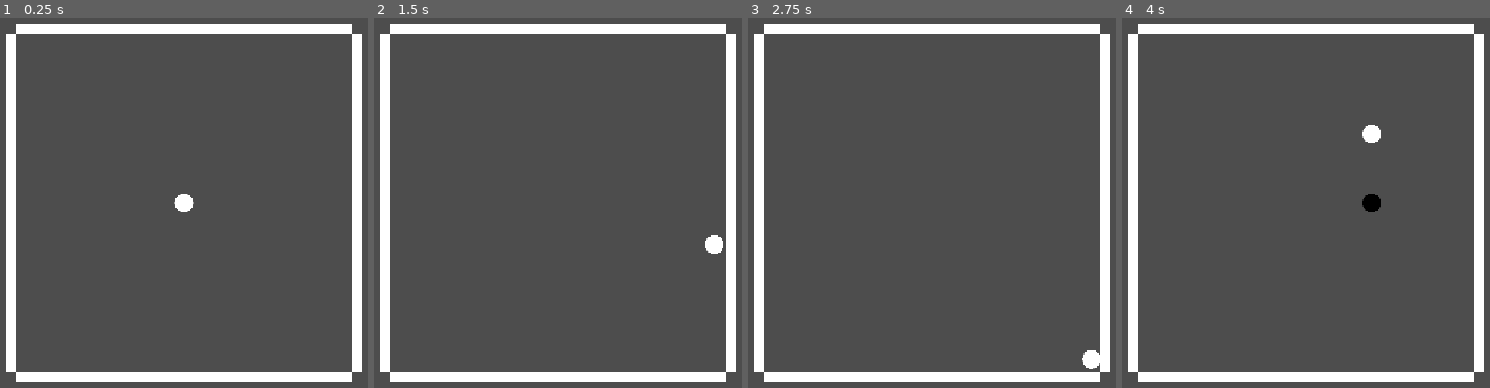
Above: before the commit, frames 1-4 (left to right).
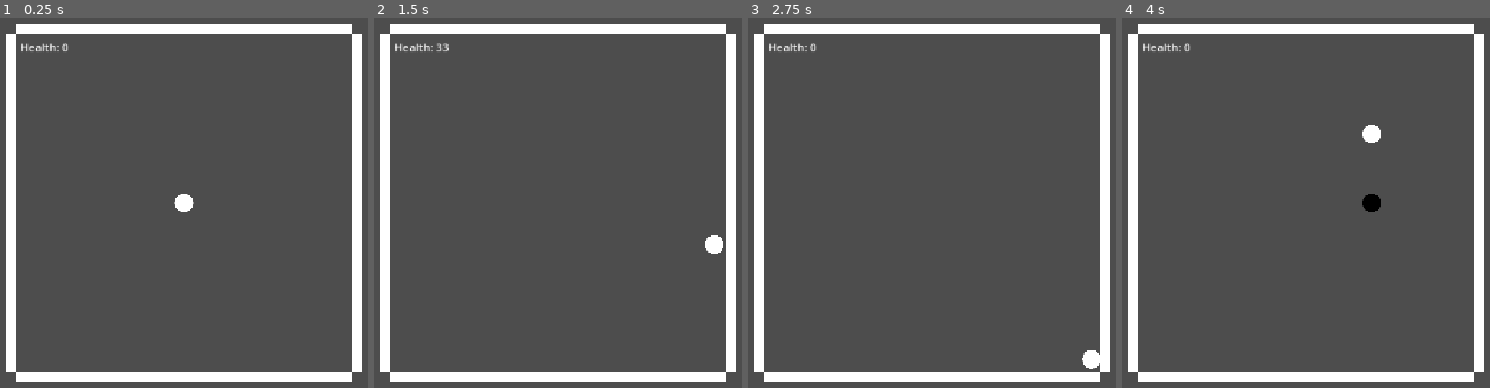
Above: after the commit, the same moments.

Repository: CSIE-Challenge/Challenge2026
Game: Godot game, scene res://Scenes/main.tscn
Two runs of this game, one before a commit and one after it. Both use one fixed random seed, a clock stepped at 60 frames per second and the inputs below.
Inputs:
- Up to frame 1 (0.25 s): no input
- Up to frame 2 (1.5 s): tap Enter at 0.5 s; hold D (move_right) 0.53-1.28 s; tap Space (jump) at 0.77 s; hold S (move_down) from 1.28 s (still down)
- Up to frame 3 (2.75 s): tap Space (jump) at 1.52 s; release S (move_down) at 2.03 s; hold D (move_right) from 2.03 s (still down)
- Up to frame 4 (4 s): tap Space (jump) at 2.75, 3.02, 3.77 s; release D (move_right) at 2.78 s; hold W (move_up) 2.78-3.53 s; hold A (move_left) from 3.53 s (still down)

The runs differ from the first frame. In frame 1, 0.1% of the frame differs, in the area x 5-19%, y 6-9%; in frame 2, 0.2%, in the area x 5-21%, y 6-9%; in frame 3, 0.1%; in frame 4, 0.1%.

Commit message:
feat: add health point
新增血量顯示在左上角，在player下方新增最大血量和當前血量變數

Diff:
--- a/Scenes/gameplay.tscn
+++ b/Scenes/gameplay.tscn
@@ -11,64 +11,66 @@
 [sub_resource type="CircleShape2D" id="CircleShape2D_wbxth"]
 radius = 13.5
 
-[node name="Gameplay" type="Node2D"]
+[node name="Gameplay" type="Node2D" unique_id=678551049]
 
-[node name="GameManager" type="Node2D" parent="."]
+[node name="GameManager" type="Node2D" parent="." unique_id=1891556247 node_paths=PackedStringArray("player", "health_label")]
 script = ExtResource("1_kwrm5")
+player = NodePath("../Stage/Player")
+health_label = NodePath("../Stage/Label")
 
-[node name="Stage" type="Node2D" parent="."]
+[node name="Stage" type="Node2D" parent="." unique_id=1447728601]
 position = Vector2(576, 324)
 
-[node name="Walls" type="Node2D" parent="Stage"]
+[node name="Walls" type="Node2D" parent="Stage" unique_id=57048490]
 
-[node name="RightWall" type="StaticBody2D" parent="Stage/Walls"]
+[node name="RightWall" type="StaticBody2D" parent="Stage/Walls" unique_id=1255417381]
 position = Vector2(250, 0)
 scale = Vector2(0.1, 3.6)
 collision_layer = 2
 collision_mask = 0
 
-[node name="CollisionShape2D" type="CollisionShape2D" parent="Stage/Walls/RightWall"]
+[node name="CollisionShape2D" type="CollisionShape2D" parent="Stage/Walls/RightWall" unique_id=1803080551]
 shape = SubResource("RectangleShape2D_wbxth")
 
-[node name="Sprite2D" type="Sprite2D" parent="Stage/Walls/RightWall"]
+[node name="Sprite2D" type="Sprite2D" parent="Stage/Walls/RightWall" unique_id=979194276]
 texture = ExtResource("1_hf1ha")
 
-[node name="LeftWall" type="StaticBody2D" parent="Stage/Walls"]
+[node name="LeftWall" type="StaticBody2D" parent="Stage/Walls" unique_id=1969114939]
 position = Vector2(-250, 0)
 scale = Vector2(0.1, 3.6)
 collision_layer = 2
 
-[node name="CollisionShape2D" type="CollisionShape2D" parent="Stage/Walls/LeftWall"]
+[node name="CollisionShape2D" type="CollisionShape2D" parent="Stage/Walls/LeftWall" unique_id=1997183767]
 shape = SubResource("RectangleShape2D_wbxth")
 
-[node name="Sprite2D" type="Sprite2D" parent="Stage/Walls/LeftWall"]
+[node name="Sprite2D" type="Sprite2D" parent="Stage/Walls/LeftWall" unique_id=837949586]
 texture = ExtResource("1_hf1ha")
 
-[node name="UpWall" type="StaticBody2D" parent="Stage/Walls"]
+[node name="UpWall" type="StaticBody2D" parent="Stage/Walls" unique_id=2111640790]
 position = Vector2(0, 250)
 rotation = 1.5707964
 scale = Vector2(0.1, 3.6)
 collision_layer = 2
 
-[node name="CollisionShape2D" type="CollisionShape2D" parent="Stage/Walls/UpWall"]
+[node name="CollisionShape2D" type="CollisionShape2D" parent="Stage/Walls/UpWall" unique_id=1965035757]
 shape = SubResource("RectangleShape2D_wbxth")
 
-[node name="Sprite2D" type="Sprite2D" parent="Stage/Walls/UpWall"]
+[node name="Sprite2D" type="Sprite2D" parent="Stage/Walls/UpWall" unique_id=861871332]
 texture = ExtResource("1_hf1ha")
 
-[node name="DownWall" type="StaticBody2D" parent="Stage/Walls"]
+[node name="DownWall" type="StaticBody2D" parent="Stage/Walls" unique_id=1774773014]
 position = Vector2(0, -250)
 rotation = 1.5707964
 scale = Vector2(0.1, 3.6)
 collision_layer = 2
 
-[node name="CollisionShape2D" type="CollisionShape2D" parent="Stage/Walls/DownWall"]
+[node name="CollisionShape2D" type="CollisionShape2D" parent="Stage/Walls/DownWall" unique_id=1515972845]
 shape = SubResource("RectangleShape2D_wbxth")
 
-[node name="Sprite2D" type="Sprite2D" parent="Stage/Walls/DownWall"]
+[node name="Sprite2D" type="Sprite2D" parent="Stage/Walls/DownWall" unique_id=1985772243]
 texture = ExtResource("1_hf1ha")
 
-[node name="Player" type="CharacterBody2D" parent="Stage"]
+[node name="Player" type="CharacterBody2D" parent="Stage" unique_id=1716138881]
 collision_mask = 2
 motion_mode = 1
 script = ExtResource("2_m34ki")
@@ -76,15 +78,22 @@
 jump_velocity = 750.0
 jump_gravity = 2500.0
 jump_fall_multiplier = 1.5
+max_health = 100.0
 
-[node name="CollisionShape2D" type="CollisionShape2D" parent="Stage/Player"]
+[node name="CollisionShape2D" type="CollisionShape2D" parent="Stage/Player" unique_id=1018866415]
 shape = SubResource("CircleShape2D_wbxth")
 
-[node name="ShadowSprite" type="Sprite2D" parent="Stage/Player"]
+[node name="ShadowSprite" type="Sprite2D" parent="Stage/Player" unique_id=1936819812]
 modulate = Color(0, 0, 0, 1)
 scale = Vector2(0.2, 0.2)
 texture = ExtResource("2_wbxth")
 
-[node name="BodySprite" type="Sprite2D" parent="Stage/Player"]
+[node name="BodySprite" type="Sprite2D" parent="Stage/Player" unique_id=842198229]
 scale = Vector2(0.2, 0.2)
 texture = ExtResource("2_wbxth")
+
+[node name="Label" type="Label" parent="Stage" unique_id=1134340444]
+offset_left = -236.0
+offset_top = -236.0
+offset_right = -196.0
+offset_bottom = -213.0
--- a/Scripts/game_manager.gd
+++ b/Scripts/game_manager.gd
@@ -1,9 +1,17 @@
 extends Node2D
+
+@export var player: CharacterBody2D
+@export var health_label: Label
 
 
 func _ready() -> void:
 	GlobalSignal.player_hit.connect(on_player_hit)
+	health_label.text = "Health: %d" % player.health
 
 
 func on_player_hit(damage: int):
 	print("玩家受到了", damage, "點傷害")
+	player.health = max(player.health - damage, 0.0)
+	health_label.text = "Health: %d" % player.health
+	if player.health <= 0.0:
+		print("玩家死掉了！")
--- a/Scripts/player.gd
+++ b/Scripts/player.gd
@@ -3,6 +3,8 @@
 @export var jump_velocity: float
 @export var jump_gravity: float
 @export var jump_fall_multiplier: float
+@export var max_health: float
+@export var health: float
 
 var isjumping := false
 var current_jump_velocity: float
@@ -12,7 +14,7 @@
 
 
 func _ready() -> void:
-	pass
+	health = max_health
 
 
 func _physics_process(delta: float) -> void:
Not shown: 1 places in Scenes/gameplay.tscn that only renumber resources
